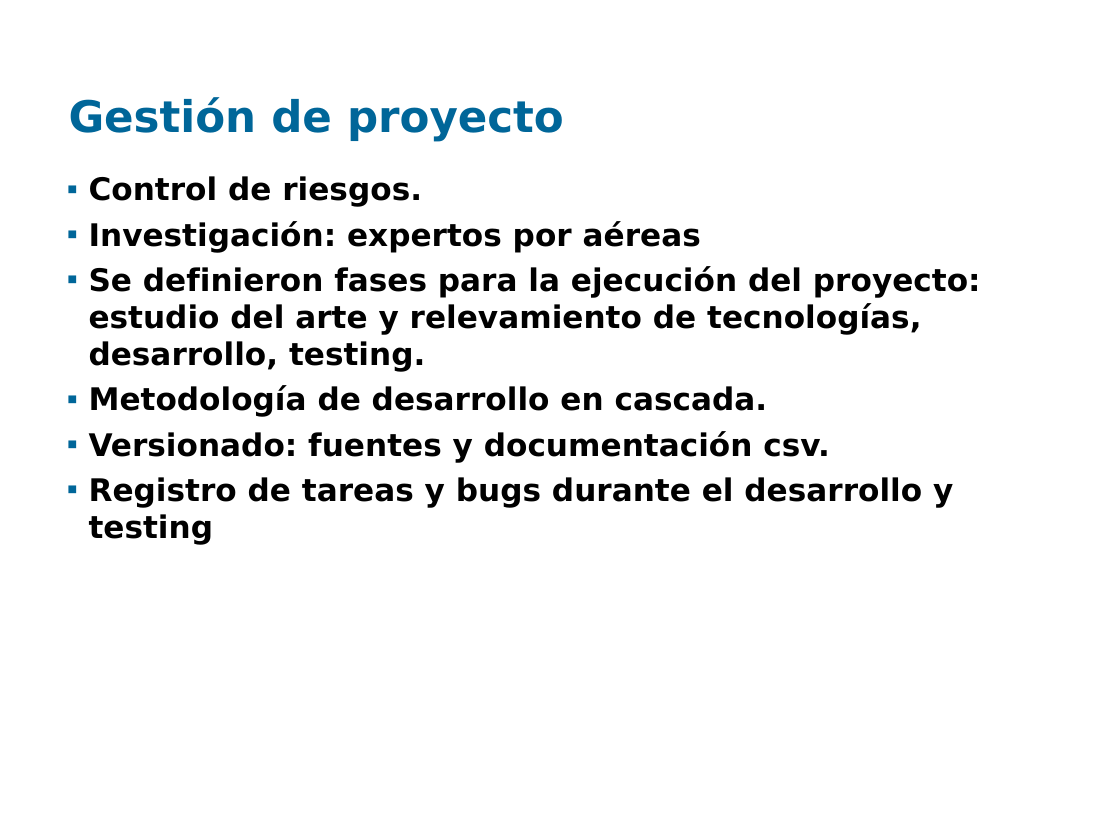
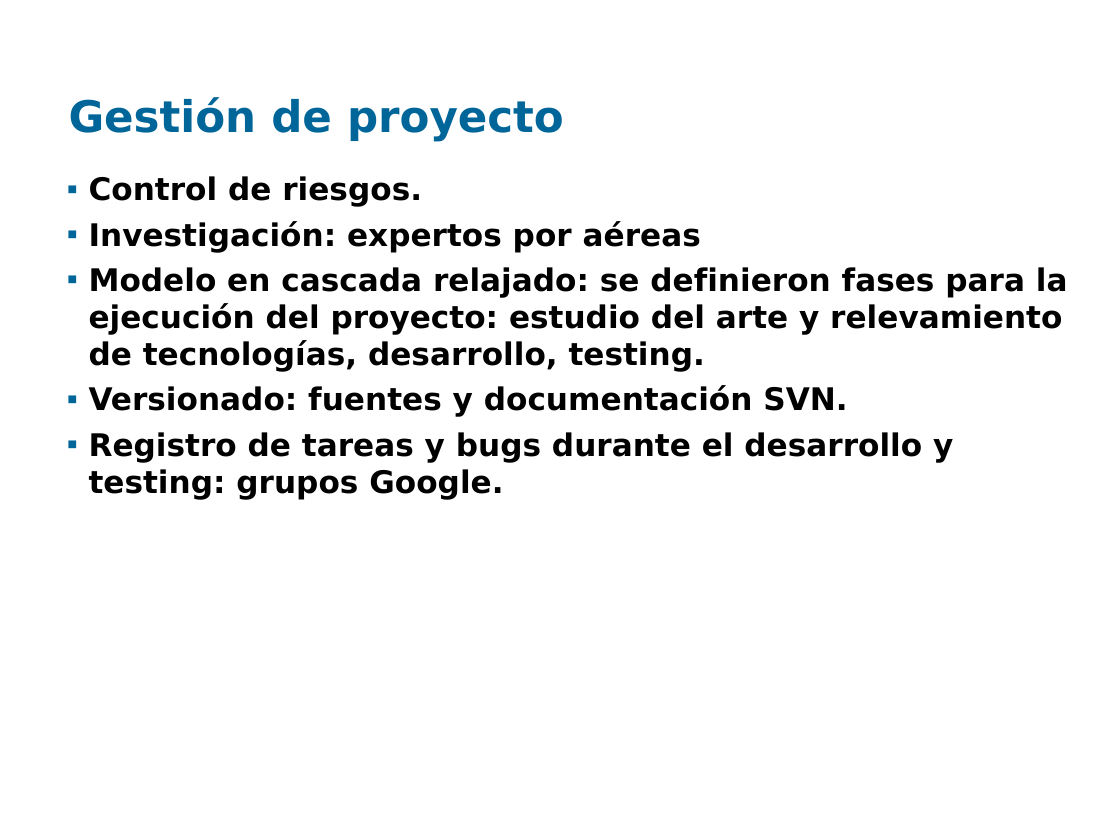
Before and after one commit to santiago-iturriaga/pgruso2007, a slide deck: slide 14 of Documentacion/Presentación Fenton - Paulo.ppt (slide 13 before the commit). Drawn at 1120x840 pixels with LibreOffice and Linux fonts; fonts in the diff are those of the drawing; background and template pictures are left out. Boxes give left, top, right and bottom in pixels: in the first picture for what was removed or moved away, otherwise in the second. Text is boxed around its words. In the diff, an @@ line names an element or a change of style, - is before the commit and + after.

```diff
--- a/Documentacion/Presentación Fenton - Paulo.ppt
+++ b/Documentacion/Presentación Fenton - Paulo.ppt
@@ text at (89,267,1068,499): text changed @@
-▪ Se definieron fases para la ejecución del proyecto: estudio del arte y relevamiento de tecnologías, desarrollo, testing.
-▪ Metodología de desarrollo en cascada.
-▪ Versionado: fuentes y documentación csv.
-▪ Registro de tareas y bugs durante el desarrollo y testing
+▪ Modelo en cascada relajado: se definieron fases para la ejecución del proyecto: estudio del arte y relevamiento de tecnologías, desarrollo, testing.
+▪ Versionado: fuentes y documentación SVN.
+▪ Registro de tareas y bugs durante el desarrollo y testing: grupos Google.
```
Also in this commit, not shown: 7 other slides changed, 3 slides added, 2 other files.
